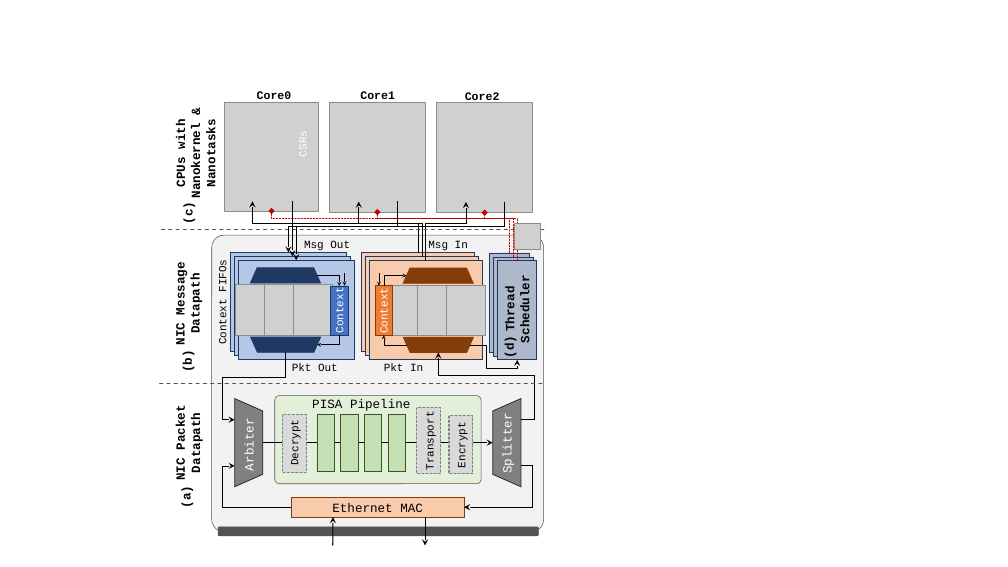
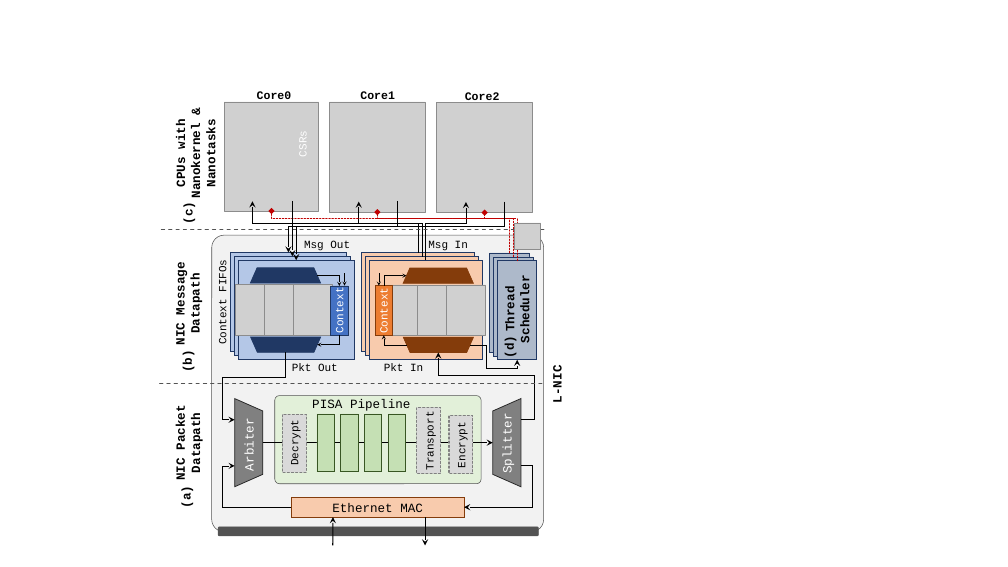
Before and after one commit to sibanez12/SIGCOMM-20-Nanoservices-Architecture, a slide deck: slide 8 of figures/source/figures.pptx. Drawn at 1008x567 pixels with LibreOffice and Linux fonts; fonts in the diff are those of the drawing; grey boxes stand for pictures. Boxes give left, top, right and bottom in pixels: in the first picture for what was removed or moved away, otherwise in the second. Text is boxed around its words. In the diff, an @@ line names an element or a change of style, - is before the commit and + after.

```diff
--- a/figures/source/figures.pptx
+++ b/figures/source/figures.pptx
@@ text added at [551, 368, 565, 402], 12 pt, text #000000, bold @@
+L-NIC
```
Also in this commit, not shown: 3 other slides changed, 1 slide added, 19 other files.
